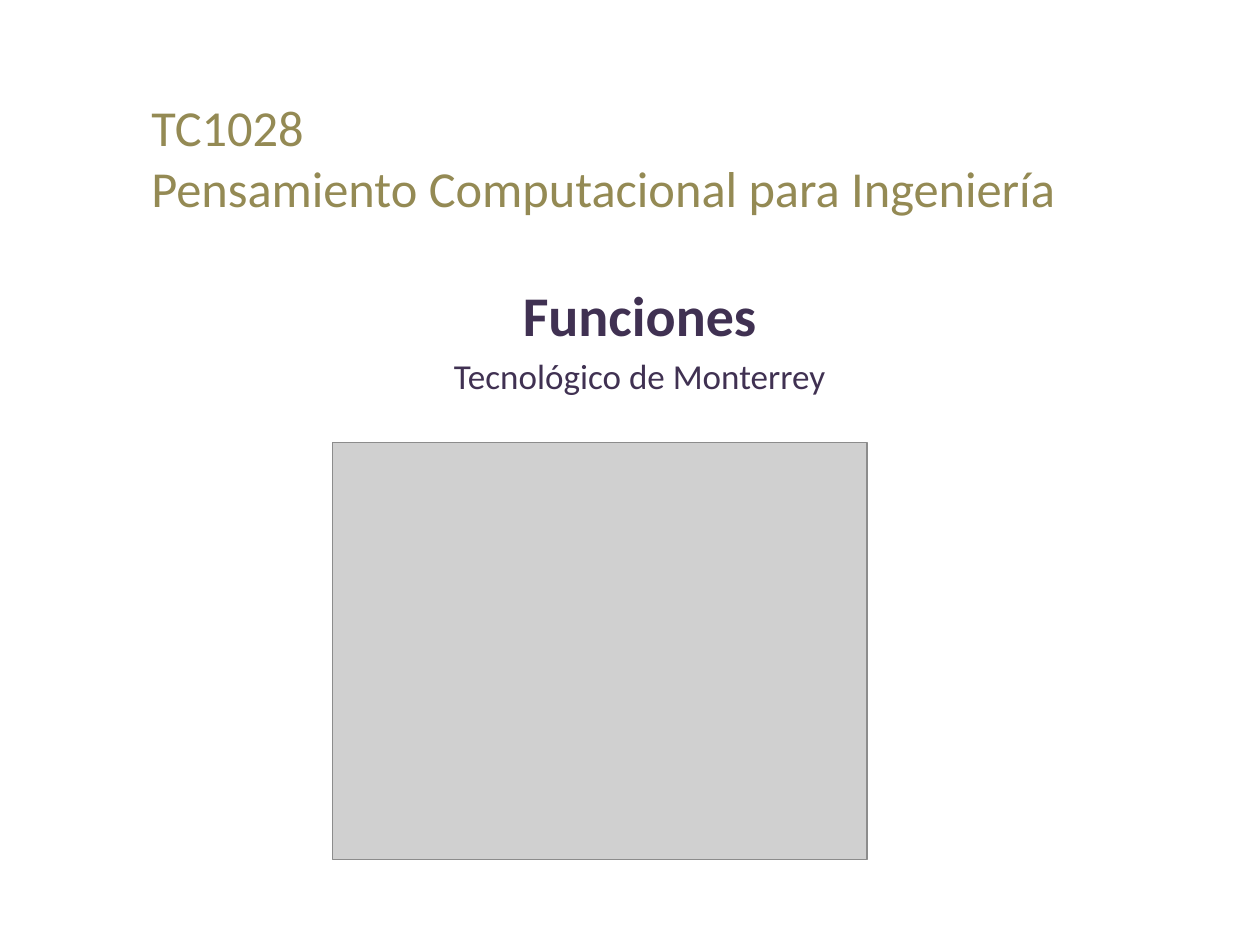
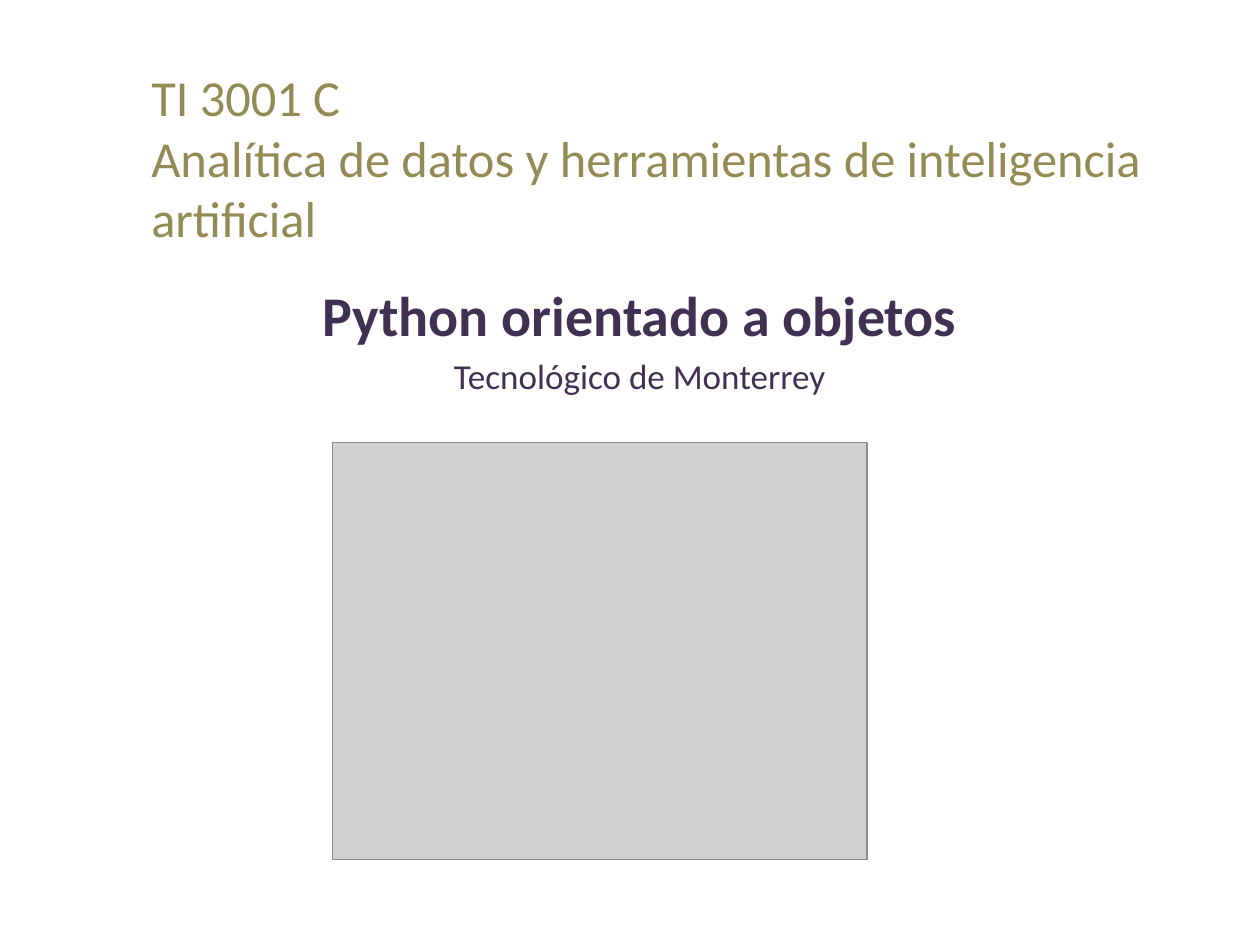
Before and after one commit to lizetheP/PensamientoC, a slide deck: slide 1 of CalendarioAgo2022/presentaciones/6_Funciones.pptx. Drawn at 1260x945 pixels with LibreOffice and Linux fonts; fonts in the diff are those of the drawing; grey boxes stand for pictures. Boxes give left, top, right and bottom in pixels: in the first picture for what was removed or moved away, otherwise in the second. Text is boxed around its words. In the diff, an @@ line names an element or a change of style, - is before the commit and + after.

```diff
--- a/CalendarioAgo2022/presentaciones/6_Funciones.pptx
+++ b/CalendarioAgo2022/presentaciones/6_Funciones.pptx
@@ title at <box>151,83,1141,238</box>: text changed @@
-TC1028
-Pensamiento Computacional para Ingeniería
+TI 3001 C
+Analítica de datos y herramientas de inteligencia artificial
@@ subtitle at <box>322,296,957,346</box>: text changed @@
-Funciones
+Python orientado a objetos
```
Also in this commit, not shown: 1 other file.
